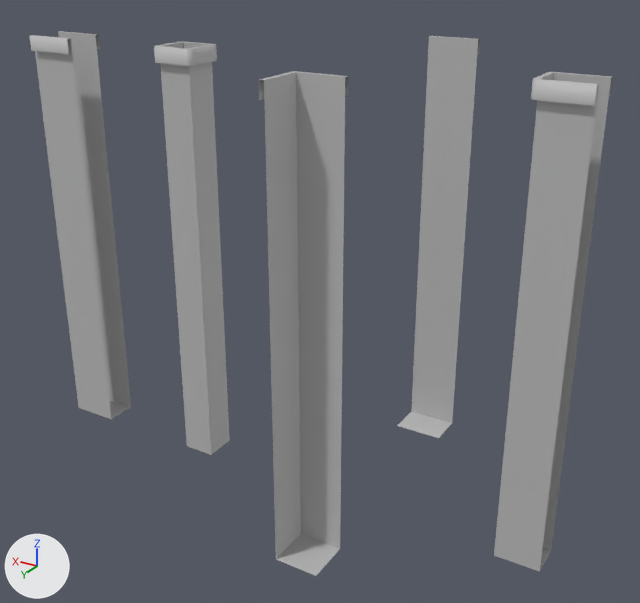
Renders of the FBX model Assets/_GameData/Art/Models/Grid/Holes_ground.fbx from each side of a commit.
Rendered twice from a 50 mm lens placed at (-0.165, 0.309, 0.05), pointed at (0.031, -0.017, -0.113). Arrows for +X, +Y and +Z are at lower left; the lights stay in place. The picture after the commit comes second. Where no turn or scale is listed for an object, it has been applied to the vertices.

The scene before the commit, as lines of its bpy script (objects in view):
```python
me_hole_00 = bpy.data.meshes.new('Hole_00')
me_hole_00.from_pydata(...)  # 48 vertices, 45 faces; spans x -0.01..0.01, y -0.01..0.01, z -0.2..0.001
me_hole_00.materials.append(mat_lit_001)  # grey #bcbcbc
me_hole_01 = bpy.data.meshes.new('Hole_01')
me_hole_01.from_pydata(...)  # 32 vertices, 26 faces; spans x -0.012..0.01, y -0.01..0.01, z -0.2..0.001
me_hole_01.materials.append(mat_lit_002)  # grey #bcbcbc
me_hole_02 = bpy.data.meshes.new('Hole_02')
me_hole_02.from_pydata(...)  # 21 vertices, 15 faces; spans x -0.012..0.01, y -0.01..0.012, z -0.2..0.001
me_hole_02.materials.append(mat_lit_003)  # grey #bcbcbc
me_hole_03 = bpy.data.meshes.new('Hole_03')
me_hole_03.from_pydata(...)  # 16 vertices, 7 faces; spans x -0.012..0.012, y -0.01..0.01, z -0.2..0.001
me_hole_03.materials.append(mat_lit_004)  # grey #bcbcbc
me_hole_04 = bpy.data.meshes.new('Hole_04')
me_hole_04.from_pydata(...)  # 10 vertices, 4 faces; spans x -0.012..0.012, y -0.01..0.01, z -0.2..0.0
me_hole_04.materials.append(mat_lit_005)  # grey #bcbcbc
ob_hole_00 = bpy.data.objects.new('Hole_00', me_hole_00)
ob_hole_00.location = (0.0885, 0.0, 0.0)
ob_hole_01 = bpy.data.objects.new('Hole_01', me_hole_01)
ob_hole_01.location = (-0.0787, 0.0, 0.0)
ob_hole_02 = bpy.data.objects.new('Hole_02', me_hole_02)
ob_hole_02.location = (0.0, 0.0459, 0.0)
ob_hole_03 = bpy.data.objects.new('Hole_03', me_hole_03)
ob_hole_03.location = (0.1608, 0.0, 0.0)
ob_hole_04 = bpy.data.objects.new('Hole_04', me_hole_04)
ob_hole_04.location = (0.0, -0.0762, 0.0)
```
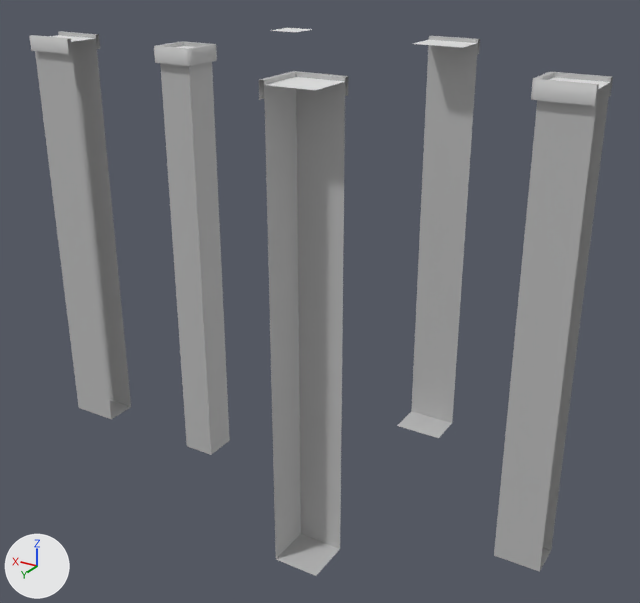
Location of each change, (x1, y1, x2, y2) in pixels of the pictures (640 x 603 px):
'Middle_', added: after (270, 28, 312, 32)
part 1 of me_hole_02, added: after (266, 77, 344, 90)
part 2 of me_hole_01, added: after (548, 77, 610, 89)
part 3 of me_hole_03, added: after (49, 35, 95, 42)
part 4 of me_hole_04, added: after (413, 40, 477, 48)

Diff of the bpy script that builds the scene:
```diff
--- a/Assets/_GameData/Art/Models/Grid/Holes_ground.fbx.py
+++ b/Assets/_GameData/Art/Models/Grid/Holes_ground.fbx.py
@@ me_hole_02 @@
 # verts and faces of me_hole_02; kept vertices keep their numbers, new ones are numbered from 21
-me_hole_02.from_pydata(...)  # 21 vertices, 15 faces; spans x -0.012..0.01, y -0.01..0.012, z -0.2..0.001
-me_hole_02.materials.append(mat_lit_003)  # grey #bcbcbc
+me_hole_02.from_pydata(...)  # 25 vertices, 16 faces; spans x -0.012..0.01, y -0.01..0.012, z -0.2..0.001
+# me_hole_02 part 1
+verts[21] = (0.008, 0.012, -0.001)  # pixel (264, 85)
+verts[22] = (0.008, -0.008, -0.001)  # pixel (296, 76)
+verts[23] = (-0.012, -0.008, -0.001)  # pixel (345, 81)
+verts[24] = (-0.012, 0.012, -0.001)  # pixel (315, 90)
+faces += [(21, 24, 23, 22)]  # mat_fogg (white #e7e7e7)
+me_hole_02.materials.append(mat_fogg)  # white #e7e7e7
+me_hole_02.materials.append(mat_lit_005)  # grey #bcbcbc
@@ me_hole_04 @@
 # verts and faces of me_hole_04; kept vertices keep their numbers, new ones are numbered from 10
-me_hole_04.from_pydata(...)  # 10 vertices, 4 faces; spans x -0.012..0.012, y -0.01..0.01, z -0.2..0.0
-me_hole_04.materials.append(mat_lit_005)  # grey #bcbcbc
+me_hole_04.from_pydata(...)  # 14 vertices, 5 faces; spans x -0.012..0.012, y -0.01..0.01, z -0.2..0.0
+# me_hole_04 part 4
+verts[10] = (0.012, 0.01, -0.001)  # pixel (412, 44)
+verts[11] = (0.012, -0.008, -0.001)  # pixel (428, 39)
+verts[12] = (-0.012, -0.008, -0.001)  # pixel (478, 43)
+verts[13] = (-0.012, 0.01, -0.001)  # pixel (462, 47)
+faces += [(10, 13, 12, 11)]  # mat_fogg (white #e7e7e7)
+me_hole_04.materials.append(mat_fogg)  # white #e7e7e7
+me_hole_04.materials.append(mat_lit_001)  # grey #bcbcbc
@@ me_hole_03 @@
 # verts and faces of me_hole_03; kept vertices keep their numbers, new ones are numbered from 16
-me_hole_03.from_pydata(...)  # 16 vertices, 7 faces; spans x -0.012..0.012, y -0.01..0.01, z -0.2..0.001
-me_hole_03.materials.append(mat_lit_004)  # grey #bcbcbc
+me_hole_03.from_pydata(...)  # 20 vertices, 8 faces; spans x -0.012..0.012, y -0.01..0.01, z -0.2..0.001
+# me_hole_03 part 3
+verts[16] = (0.012, 0.008, -0.001)
+verts[17] = (-0.012, 0.008, -0.001)  # pixel (71, 42)
+verts[18] = (0.012, -0.008, -0.001)  # pixel (58, 35)
+verts[19] = (-0.012, -0.008, -0.001)  # pixel (95, 38)
+faces += [(16, 17, 19, 18)]  # mat_fogg (white #e7e7e7)
+me_hole_03.materials.append(mat_fogg)  # white #e7e7e7
+me_hole_03.materials.append(mat_lit_002)  # grey #bcbcbc
@@ me_hole_01 @@
 # verts and faces of me_hole_01; kept vertices keep their numbers, new ones are numbered from 32
-me_hole_01.from_pydata(...)  # 32 vertices, 26 faces; spans x -0.012..0.01, y -0.01..0.01, z -0.2..0.001
-me_hole_01.materials.append(mat_lit_002)  # grey #bcbcbc
+me_hole_01.from_pydata(...)  # 36 vertices, 27 faces; spans x -0.012..0.01, y -0.01..0.01, z -0.2..0.001
+# me_hole_01 part 2
+verts[32] = (0.008, 0.008, -0.001)
+verts[33] = (-0.012, 0.008, -0.001)  # pixel (598, 89)
+verts[34] = (0.008, -0.008, -0.001)  # pixel (553, 77)
+verts[35] = (-0.012, -0.008, -0.001)  # pixel (610, 82)
+faces += [(32, 33, 35, 34)]  # mat_fogg (white #e7e7e7)
+me_hole_01.materials.append(mat_fogg)  # white #e7e7e7
+me_hole_01.materials.append(mat_lit_004)  # grey #bcbcbc
@@ me_middle @@
+me_middle.from_pydata([(0.0079, 0.0079, 0.0065), (-0.0079, 0.0079, 0.0065), (0.0079, -0.0079, 0.0065), (-0.0079, -0.0079, 0.0065)], [], [(0, 1, 3, 2)])
+me_middle.materials.append(mat_fogg)  # white #e7e7e7
@@ ob_middle @@
+ob_middle = bpy.data.objects.new('Middle_', me_middle)
+ob_middle.location = (0.0885, -0.0847, -0.0076)
```
